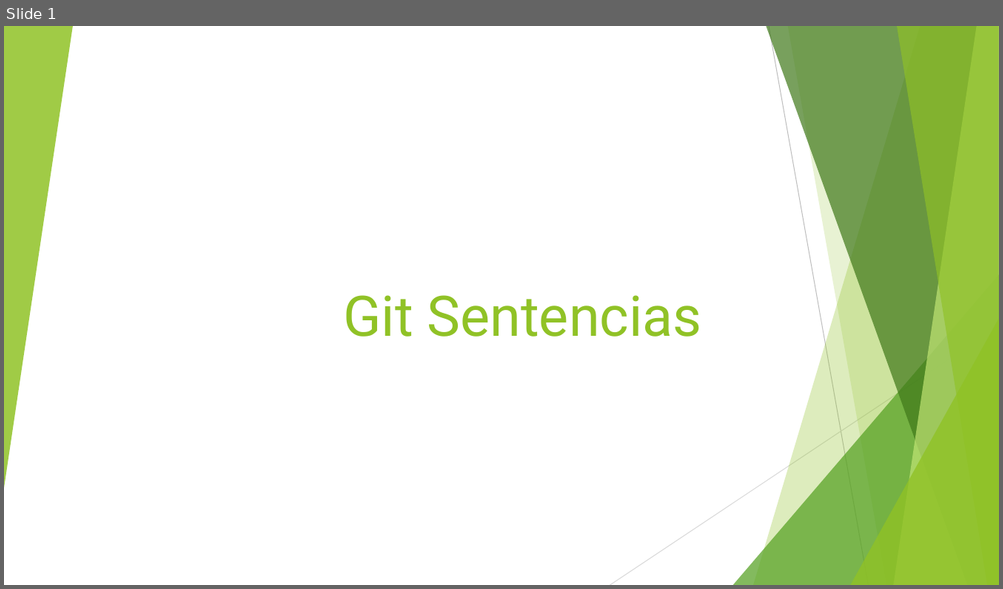
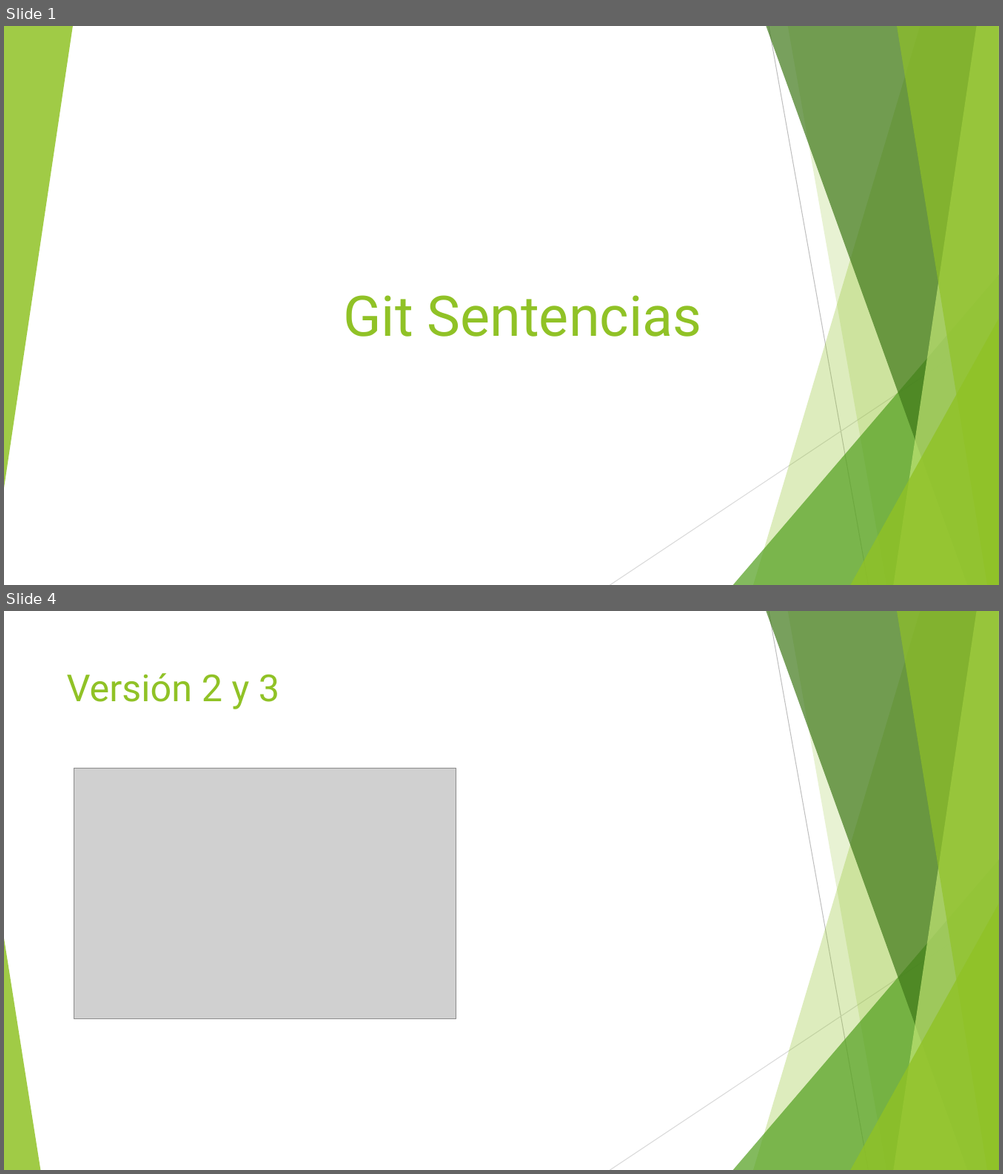
Before and after one commit to Reas47/Practica, a slide deck: MV.pptx. Shown one above the other, each under a label of ours: slide 1 before the commit, slides 1 and 4 after it; the slides between them are not shown. The pictures are 1003x589 and 1003x1174 pixels, drawn with LibreOffice and Linux fonts; fonts in the diff are those of the drawing; grey boxes stand for pictures. Boxes give left, top, right and bottom in pixels: in the first picture for what was removed or moved away, otherwise in the second. Text is boxed around its words. In the diff, an @@ line names an element or a change of style, - is before the commit and + after.

```diff
--- a/MV.pptx
+++ b/MV.pptx
@@ slide 4 added at bbox=[4, 611, 999, 1170], background #FFFFFF; not listed: 9 template elements that a slide beside it also shows @@
@@ title added at bbox=[67, 673, 279, 709], 36 pt, text #90C226 @@
+Versión 2 y 3
@@ picture added at bbox=[74, 769, 456, 1019] @@
@@ triangle added at bbox=[4, 939, 40, 1170], fill #90C226 at 85% opacity @@
```
Also in this commit, not shown: 2 slides changed, 1 slide removed.
